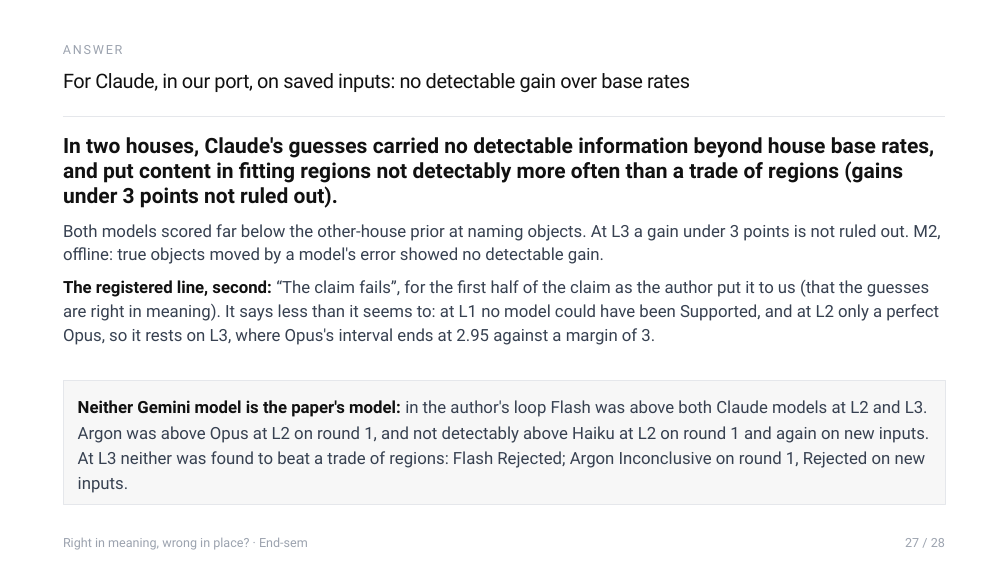
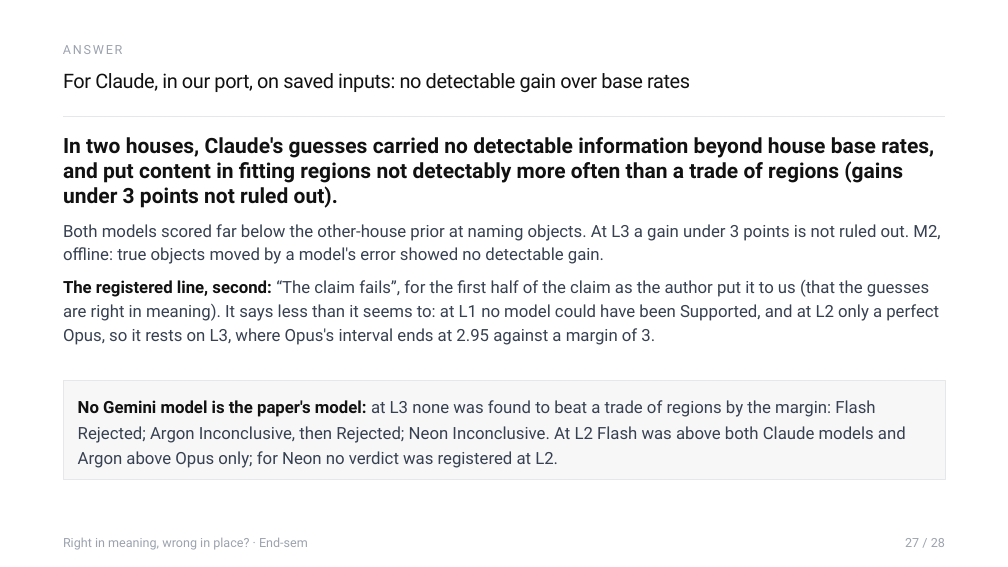
Before and after one commit to Sher110106/validity-aware-active-semantic-exploration, a slide deck: slide 27 of docs/endsem_2026-11/ASP_Endsem.pptx. Drawn at 1008x567 pixels with LibreOffice and Linux fonts; fonts in the diff are those of the drawing. Boxes give left, top, right and bottom in pixels: in the first picture for what was removed or moved away, otherwise in the second. Text is boxed around its words. In the diff, an @@ line names an element or a change of style, - is before the commit and + after.

```diff
--- a/docs/endsem_2026-11/ASP_Endsem.pptx
+++ b/docs/endsem_2026-11/ASP_Endsem.pptx
@@ rectangle "No Gemini model is the ...": place and size @@
-rectangle "No Gemini model is the ..." at (63, 380, 945, 504)
+rectangle "No Gemini model is the ..." at (63, 380, 945, 479)
@@ text in rectangle at (78, 400, 906, 468): text changed @@
-Neither Gemini model is the paper's model: in the author's loop Flash was above both Claude models at L2 and L3. Argon was above Opus at L2 on round 1, and not detectably above Haiku at L2 on round 1 and again on new inputs. At L3 neither was found to beat a trade of regions: Flash Rejected; Argon Inconclusive on round 1, Rejected on new inputs.
+No Gemini model is the paper's model: at L3 none was found to beat a trade of regions by the margin: Flash Rejected; Argon Inconclusive, then Rejected; Neon Inconclusive. At L2 Flash was above both Claude models and Argon above Opus only; for Neon no verdict was registered at L2.
```
Also in this commit, not shown: 6 other slides changed, 2 slides added, 9 other files.
